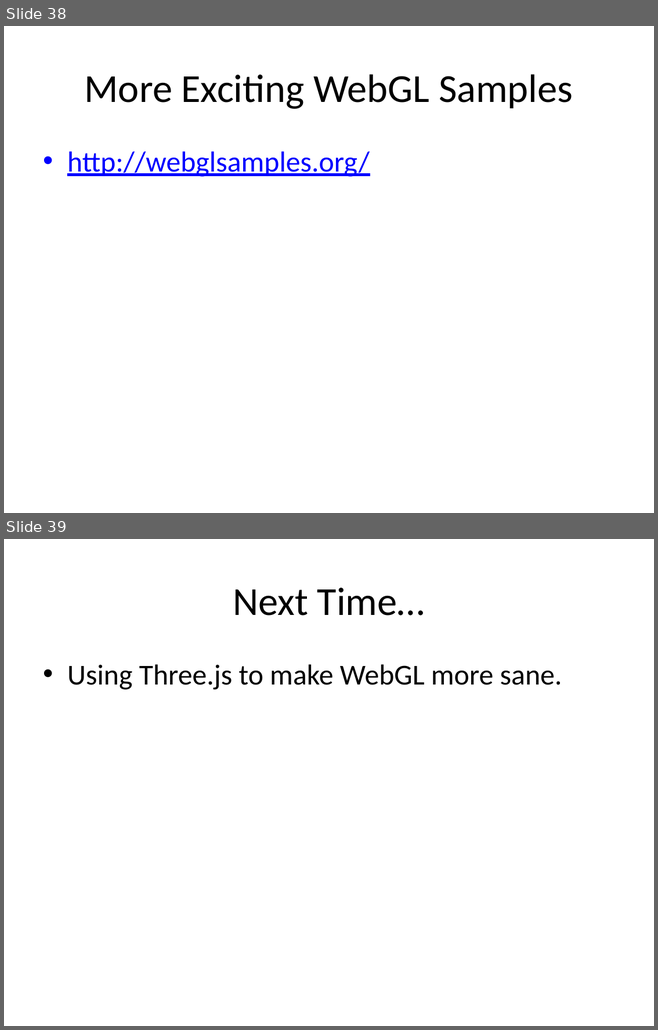
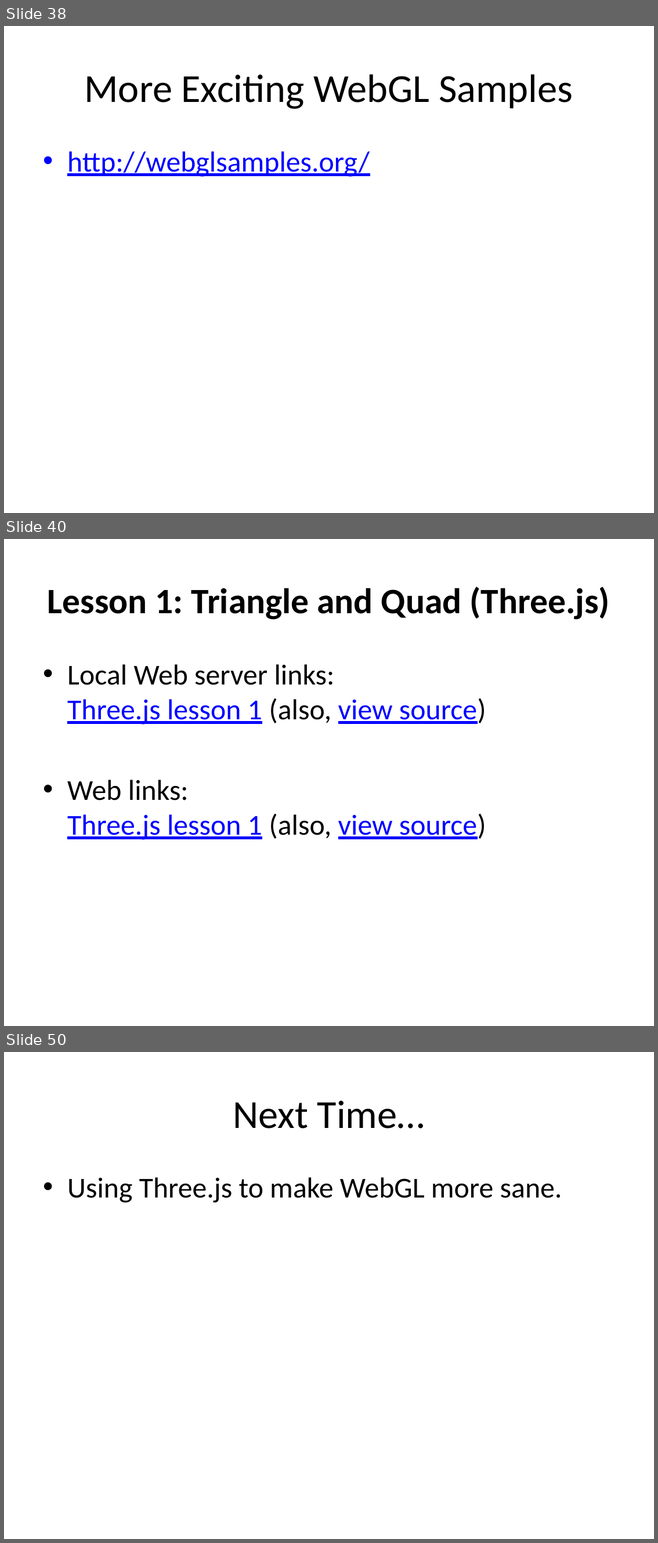
Before and after one commit to uva-graphics/webgl, a slide deck: slides.pptx. Shown one above the other, each under a label of ours: slides 38 and 39 before the commit, slides 38, 40 and 50 after it; the slides between them are not shown. The pictures are 658x1030 and 658x1543 pixels, drawn with LibreOffice and Linux fonts; fonts in the diff are those of the drawing. Boxes give left, top, right and bottom in pixels: in the first picture for what was removed or moved away, otherwise in the second. Text is boxed around its words. In the diff, an @@ line names an element or a change of style, - is before the commit and + after.

```diff
--- a/slides.pptx
+++ b/slides.pptx
@@ slide 40 added at [4, 539, 654, 1026], background #FFFFFF @@
@@ title added at [48, 587, 610, 620], 39.6 pt, text #000000, bold @@
+Lesson 1: Triangle and Quad (Three.js)
@@ text added at [67, 664, 486, 840], 32 pt, text #0000FF, underline @@
+• Local Web server links:
+  Three.js lesson 1 (also, view source)
+• Web links:
+  Three.js lesson 1 (also, view source)
@@ what was slide 39 is now slide 50 @@
```
Also in this commit, not shown: 1 slide changed, 10 other slides added, 12 other files.
